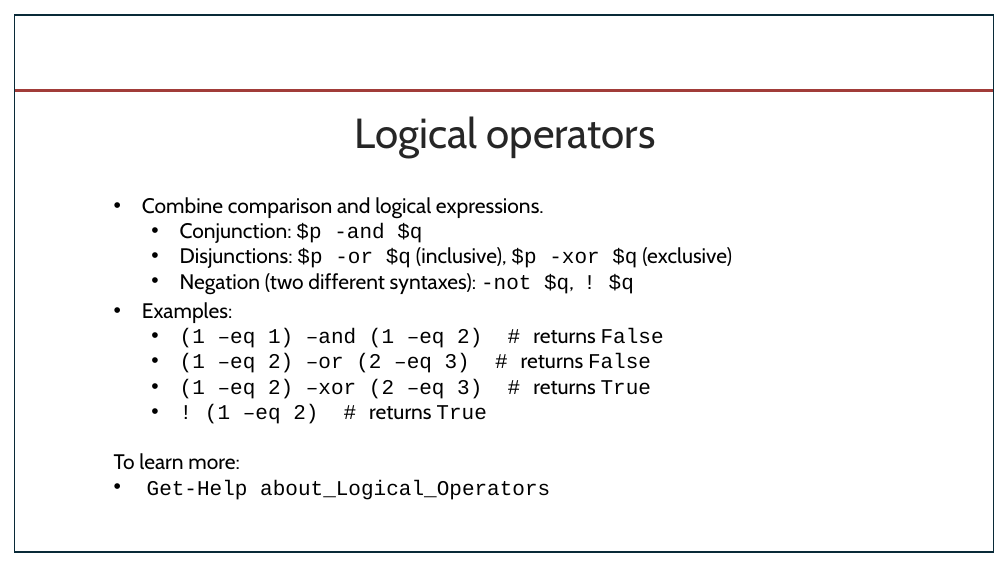
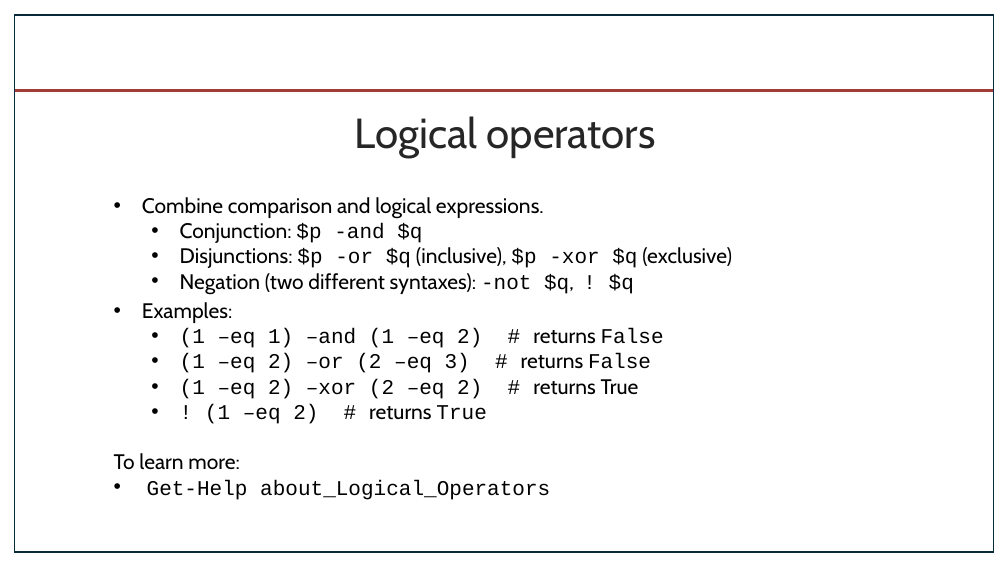
Before and after one commit to byui-cyber360/content, a slide deck: slide 10 of CYBER360-2.2-2.6-Operators.pptx. Drawn at 1008x567 pixels with LibreOffice and Linux fonts; fonts in the diff are those of the drawing; background and template pictures are left out. Boxes give left, top, right and bottom in pixels: in the first picture for what was removed or moved away, otherwise in the second. Text is boxed around its words. In the diff, an @@ line names an element or a change of style, - is before the commit and + after.

Commit message:
fix typo

```diff
--- a/CYBER360-2.2-2.6-Operators.pptx
+++ b/CYBER360-2.2-2.6-Operators.pptx
@@ text at <box>180,379,639,399</box>: text changed @@
-  • (1 –eq 2) –xor (2 –eq 3) # returns True
+  • (1 –eq 2) –xor (2 –eq 2) # returns True
```
